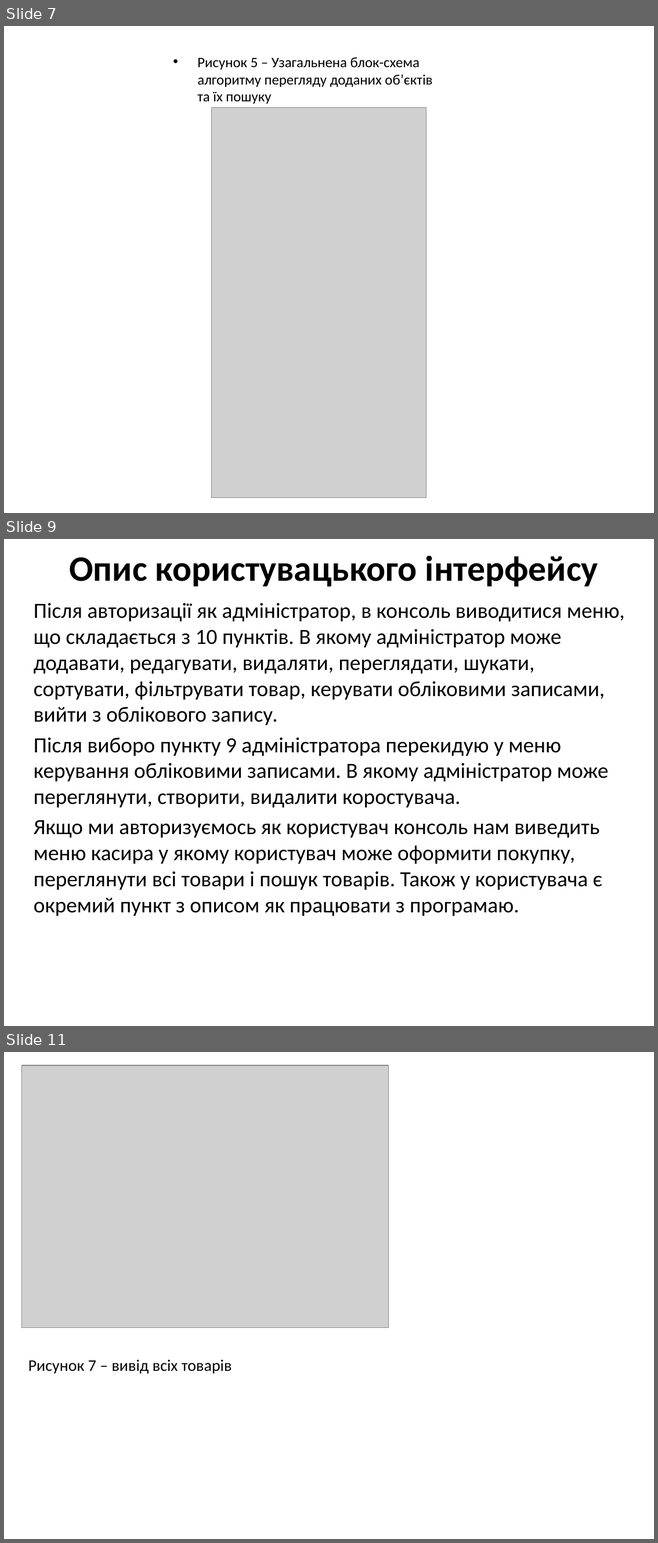
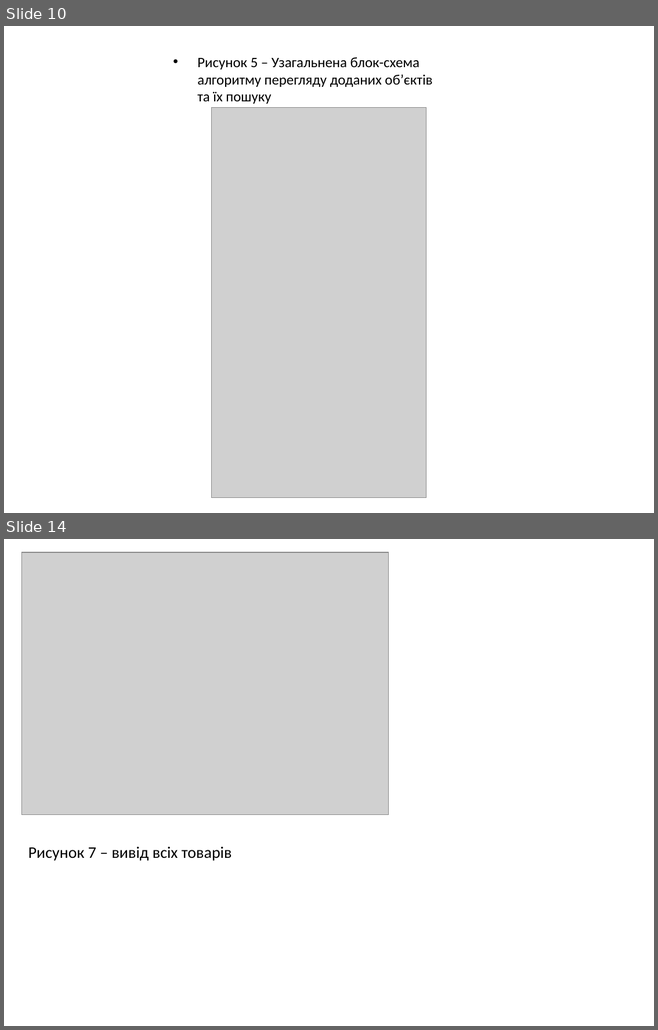
Before and after one commit to maksimkir/Kursova, a slide deck: documentation/Презентація.pptx. Shown one above the other, each under a label of ours: slides 7, 9 and 11 before the commit, slides 10 and 14 after it; the slides between them are not shown. The pictures are 658x1543 and 658x1030 pixels, drawn with LibreOffice and Linux fonts; fonts in the diff are those of the drawing; grey boxes stand for pictures. Boxes give left, top, right and bottom in pixels: in the first picture for what was removed or moved away, otherwise in the second. Text is boxed around its words. In the diff, an @@ line names an element or a change of style, - is before the commit and + after.

```diff
--- a/documentation/Презентація.pptx
+++ b/documentation/Презентація.pptx
@@ slide 9 removed at [4, 539, 654, 1026], background #FFFFFF @@
@@ title removed at [69, 555, 598, 587] @@
-Опис користувацького інтерфейсу
@@ subtitle removed at [34, 603, 625, 916] @@
-Після авторизації як адміністратор, в консоль виводитися меню, що складається з 10 пунктів. В якому адміністратор може додавати, редагувати, видаляти, переглядати, шукати, сортувати, фільтрувати товар, керувати обліковими записами, вийти з облікового запису.
-Після виборо пункту 9 адміністратора перекидую у меню керування обліковими записами. В якому адміністратор може переглянути, створити, видалити коростувача.
-Якщо ми авторизуємось як користувач консоль нам виведить меню касира у якому користувач може оформити покупку, переглянути всі товари і пошук товарів. Також у користувача є окремий пункт з описом як працювати з програмаю.
@@ what was slide 7 is now slide 10 @@
@@ what was slide 11 is now slide 14 @@
```
Also in this commit, not shown: 5 slides changed, 6 slides added, 2 other slides removed, 2 other files.
